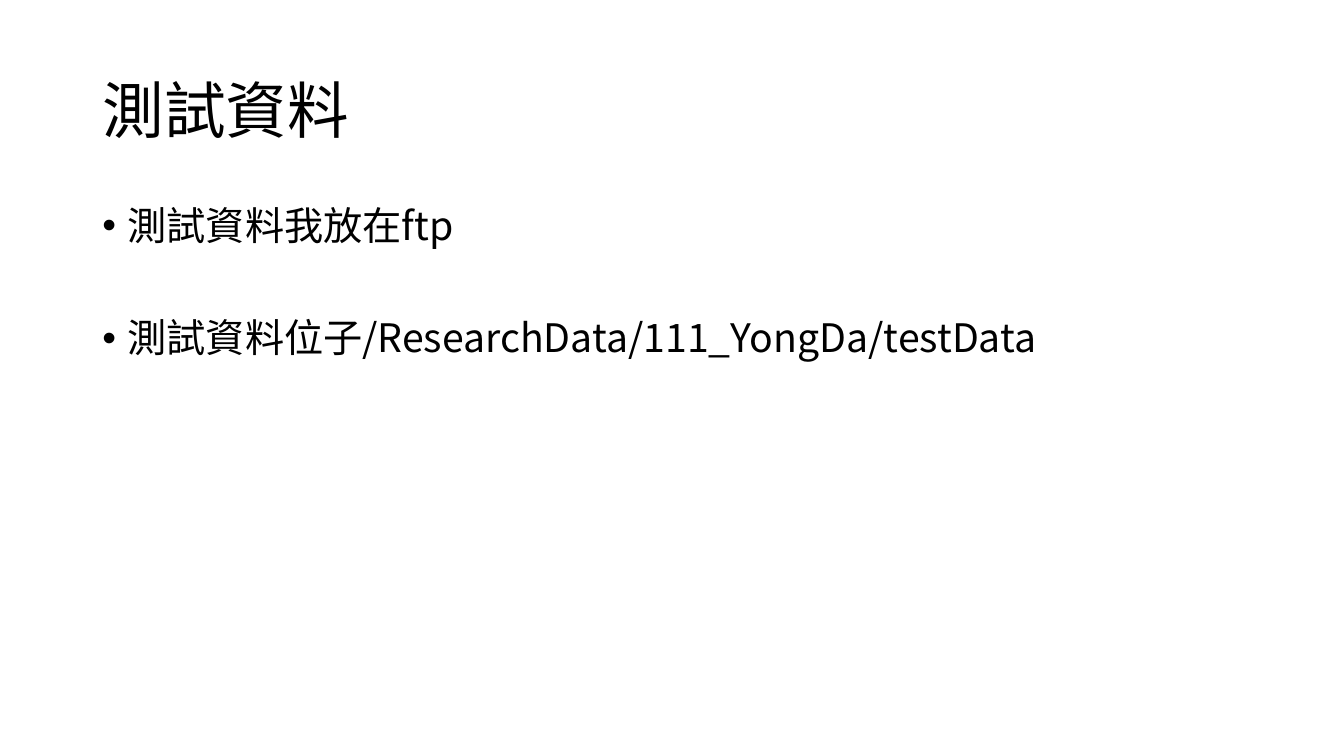
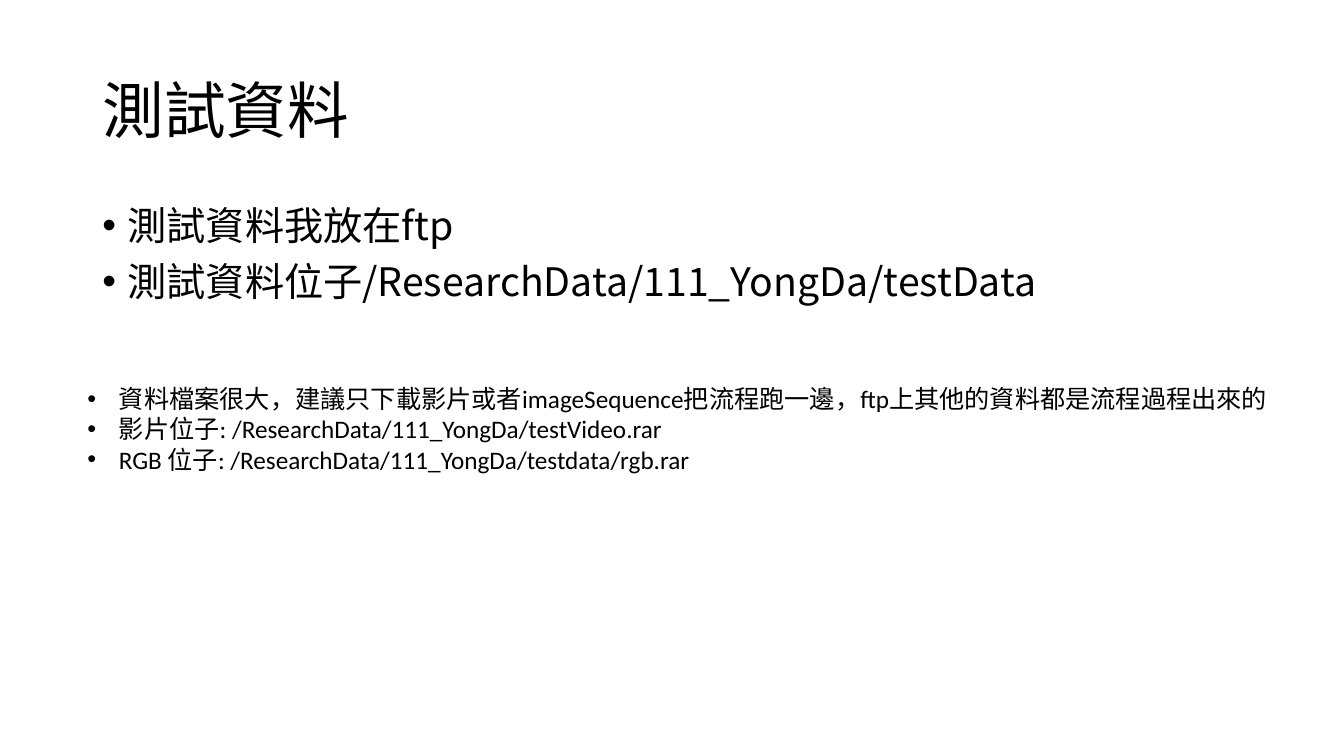
Before and after one commit to dada97/MeshReconstruction_SLAM, a slide deck: slide 18 of 說明文件.pptx. Drawn at 1344x756 pixels with LibreOffice and Linux fonts; fonts in the diff are those of the drawing; background and template pictures are left out. Boxes give left, top, right and bottom in pixels: in the first picture for what was removed or moved away, otherwise in the second. Text is boxed around its words. In the diff, an @@ line names an element or a change of style, - is before the commit and + after.

```diff
--- a/說明文件.pptx
+++ b/說明文件.pptx
@@ text "測試資料我放在ftp" rewrapped from bbox=[128, 207, 1037, 362] to bbox=[128, 207, 1037, 306] @@
@@ text added at bbox=[119, 386, 1267, 474], 18 pt, text #000000 @@
+• 資料檔案很大，建議只下載影片或者imageSequence把流程跑一邊，ftp上其他的資料都是流程過程出來的
+• 影片位子: /ResearchData/111_YongDa/testVideo.rar
+• RGB 位子: /ResearchData/111_YongDa/testdata/rgb.rar
```
Also in this commit, not shown: 4 other slides changed, 3 slides added, 3 slides removed, 3 other files.
